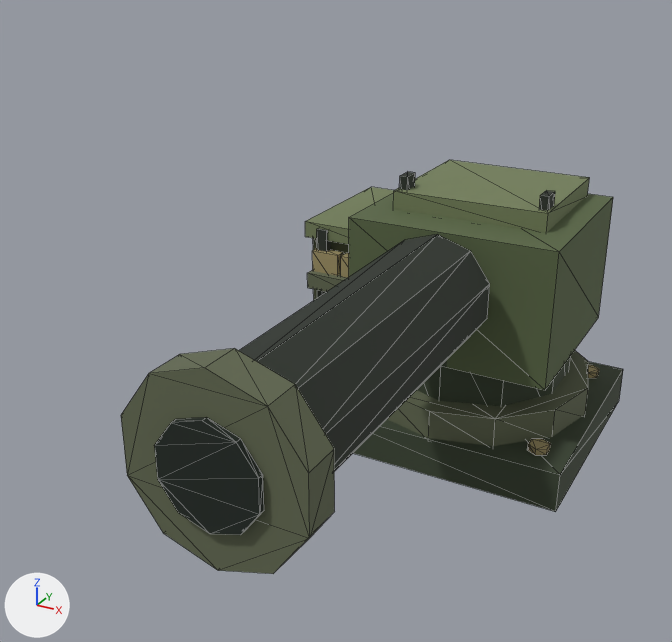
The OBJ model assets/models/equipment/bazooka.obj: old version first, new version second.
Camera for both pictures: a 50 mm lens placed at (0.89, -2.54, 1.52), pointed at (-0.18, -0.59, 0.54). The axes (+X, +Y, +Z) are drawn at lower left. The lights are the same throughout. The first picture is the older version. Mesh edges are drawn as thin lines. Where no turn or scale is listed for an object, it has been applied to the vertices.

Objects in the first picture: 'BASE.013', 'MOVING.005'.
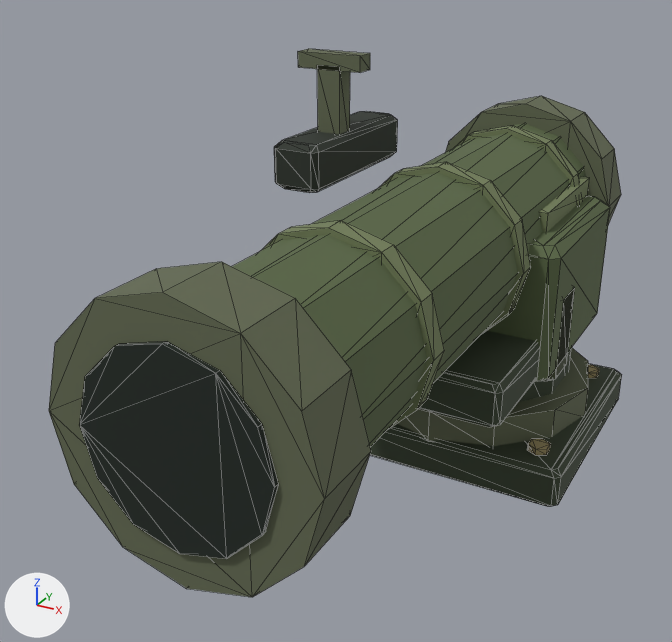
Boxes [x1, y1, x2, y2] around the edits, measured in the pictures (672 x 642 px; the box of a moved part takes in the faces that stretch with it):
'MOVING.005', reshaped (16% wider, 32% taller)
    before: [121, 160, 613, 574]
    after: [49, 49, 621, 597]
'BASE.013', reshaped (6% narrower)
    before: [354, 350, 623, 512]
    after: [370, 348, 622, 506]
part 1 of me_base_013, rebuilt (6% narrower)
    before: [354, 362, 623, 512]
    after: [370, 363, 622, 506]
part 2 of me_moving_005, added (green)
    after: [232, 123, 585, 447]
part 3 of me_moving_005, added (green)
    after: [445, 96, 621, 225]
part 4 of me_moving_005, added (green)
    after: [49, 262, 371, 597]
part 5 of me_moving_005, added
    after: [80, 341, 278, 559]
part 6 of me_moving_005, added
    after: [454, 125, 583, 206]
part 7 of me_moving_005, added
    after: [379, 162, 530, 333]
part 8 of me_moving_005, added
    after: [261, 221, 444, 428]
part 9 of me_moving_005, added (green)
    after: [317, 65, 350, 134]
part 10 of me_moving_005, moved or reshaped
    before: [307, 270, 347, 292]
    after: [298, 49, 370, 73]
part 11 of me_moving_005, rebuilt
    before: [349, 192, 613, 390]
    after: [487, 196, 610, 382]
part 12 of me_moving_005, added
    after: [418, 331, 540, 427]
part 13 of me_moving_005, added
    after: [274, 111, 398, 193]
part 14 of me_moving_005, added
    after: [543, 288, 575, 381]
part 15 of me_moving_005, deleted
    before: [121, 172, 555, 574]
part 16 of me_moving_005, deleted (mostly hidden)
    before: [313, 238, 349, 300]

Diff of the bpy script that builds the scene:
```diff
--- a/assets/models/equipment/bazooka.obj.py
+++ b/assets/models/equipment/bazooka.obj.py
@@ me_base_013 @@
 # used by ob_base_013; location = (0.0, 0.0, 0.0)
-me_base_013.from_pydata(...)  # 80 vertices, 136 faces; spans x -0.39..0.39, y -0.365..0.365, z 0.0..0.21
+me_base_013.from_pydata(...)  # 104 vertices, 184 faces; spans x -0.39..0.39, y -0.365..0.365, z 0.0..0.21
+# me_base_013 part 1: the loose piece of 8 vertices spanning x -0.39..0.39, y -0.365..0.365, z 0.0..0.12 is rebuilt with 32 vertices and now spans x -0.39..0.39, y -0.365..0.365, z 0.0..0.12
 me_base_013.materials.append(mat_military_equipment_palette)
@@ me_moving_005 @@
 # used by ob_moving_005; location = (0.0, 0.0, 0.0)
-me_moving_005.from_pydata(...)  # 168 vertices, 276 faces; spans x -0.53..0.31, y -1.4..0.32, z 0.13..0.81
+me_moving_005.from_pydata(...)  # 364 vertices, 664 faces; spans x -0.38..0.31, y -1.49..0.48, z 0.13..1.19
+# me_moving_005 part 2: a new loose piece, a 12-sided cylinder along y spanning x -0.23..0.23, y -1.38..0.38, z 0.45..0.91, in mat_military_equipment_palette (picture img_palette_png)
+# me_moving_005 part 3: a new loose piece, a 12-sided cylinder along y spanning x -0.29..0.29, y 0.31..0.47, z 0.39..0.97, in mat_military_equipment_palette (picture img_palette_png)
+# me_moving_005 part 4: a new loose piece, a 12-sided cylinder along y spanning x -0.29..0.29, y -1.48..-1.32, z 0.39..0.97, in mat_military_equipment_palette (picture img_palette_png)
+# me_moving_005 part 5: a new loose piece, a 12-sided cylinder along y spanning x -0.205..0.205, y -1.491..-1.479, z 0.475..0.885, in mat_military_equipment_palette (picture img_palette_png)
+# me_moving_005 part 6: a new loose piece, a 12-sided cylinder along y spanning x -0.245..0.245, y 0.143..0.198, z 0.435..0.925, in mat_military_equipment_palette (picture img_palette_png)
+# me_moving_005 part 7: a new loose piece, a 12-sided cylinder along y spanning x -0.245..0.245, y -0.377..-0.322, z 0.435..0.925, in mat_military_equipment_palette (picture img_palette_png)
+# me_moving_005 part 8: a new loose piece, a 12-sided cylinder along y spanning x -0.245..0.245, y -0.947..-0.892, z 0.435..0.925, in mat_military_equipment_palette (picture img_palette_png)
+# me_moving_005 part 9: a new loose piece, a box spanning x -0.322..-0.257, y -0.427..-0.372, z 0.94..1.16, in mat_military_equipment_palette (picture img_palette_png)
+# me_moving_005 part 10: the loose piece of 8 vertices spanning x -0.5..-0.3, y -0.19..-0.15, z 0.43..0.48 is moved by (0.11, -0.23, 0.71)
+# me_moving_005 part 11: the loose piece of 8 vertices spanning x -0.31..0.31, y -0.28..0.29, z 0.32..0.72 is rebuilt with 32 vertices and now spans x -0.31..0.31, y -0.28..0.29, z 0.32..0.72
+# me_moving_005 part 12: a new loose piece of 32 vertices spanning x -0.28..0.28, y -0.6..0.16, z 0.34..0.46, in mat_military_equipment_palette (picture img_palette_png)
+# me_moving_005 part 13: a new loose piece of 32 vertices spanning x -0.37..-0.23, y -0.59..-0.11, z 0.87..0.99, in mat_military_equipment_palette (picture img_palette_png)
+# me_moving_005 part 14: a new loose piece of 32 vertices spanning x 0.17..0.31, y -0.2..-0.06, z 0.29..0.56, in mat_military_equipment_palette (picture img_palette_png)
+# me_moving_005 part 15: 10 loose pieces with 116 vertices, spanning x -0.53..0.22, y -1.4..0.32, z 0.22..0.81, are deleted
+# me_moving_005 part 16: 8 vertices removed from x -0.51..-0.28, y -0.13..0.29, z 0.25..0.58
+# other edits to the shape of me_moving_005 do not show in these pictures
 me_moving_005.materials.append(mat_military_equipment_palette)
```
